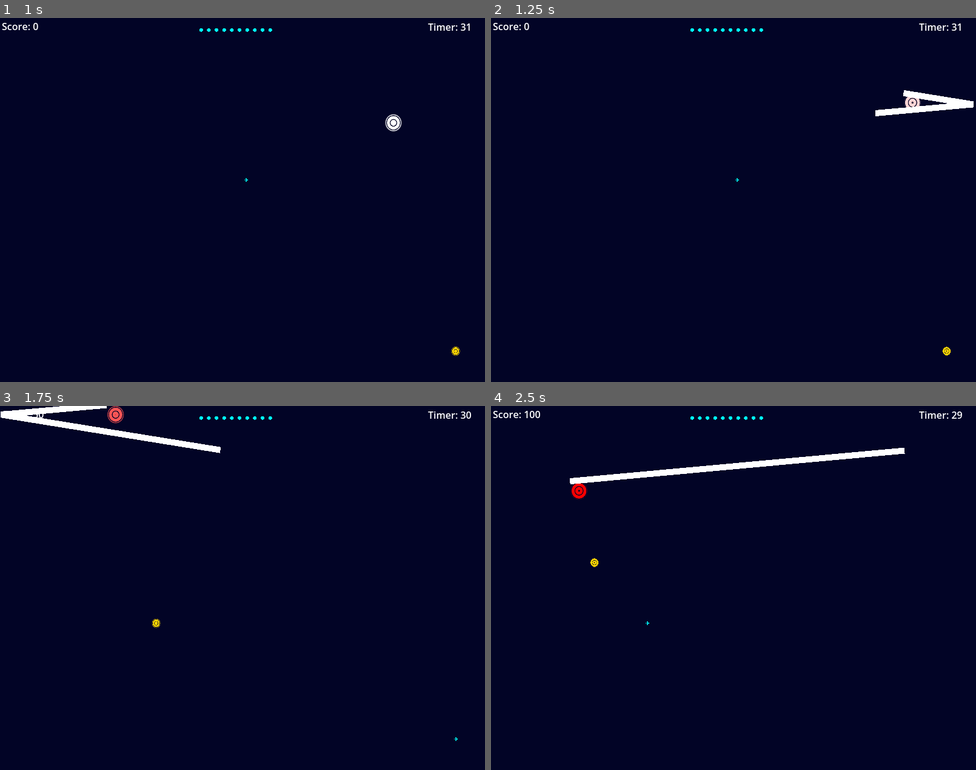
Above: before the commit, frames 1-4 (two rows, left to right).
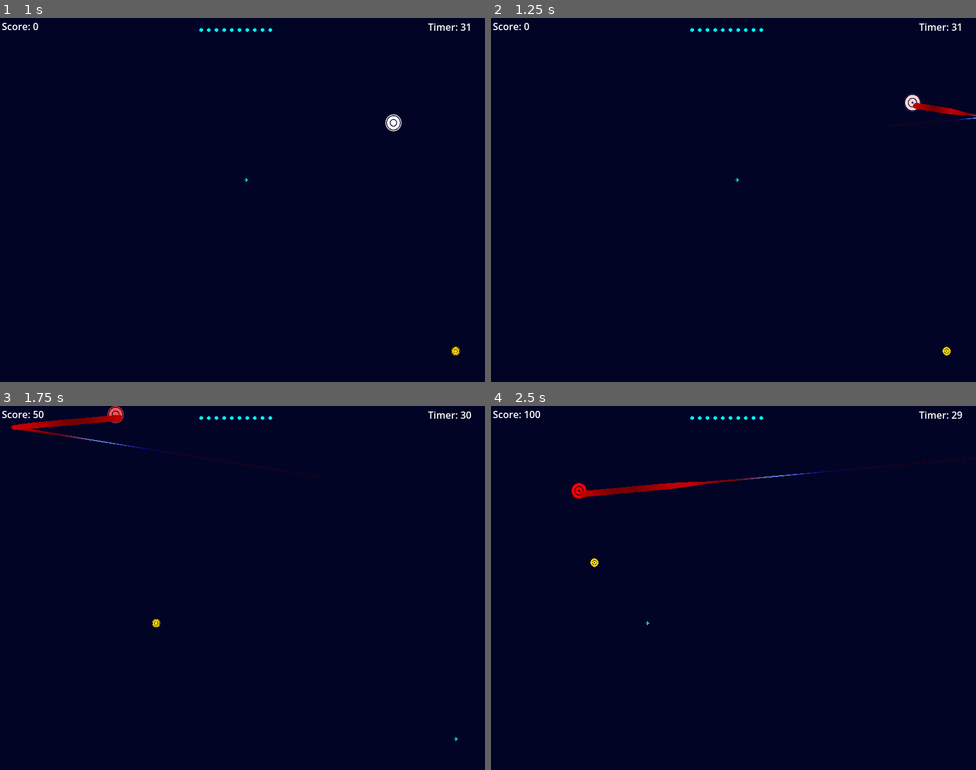
Above: after the commit, the same moments.

Repository: beki-github/speed-click
Game: Godot game, scene res://scenes/game.tscn
The game is run twice, just before and just after one commit, with the same random seed, the same clock (stepped at 60 frames per second) and the same inputs.
Inputs (mouse positions are in pixels of both pictures, inside the frame that each line leads up to):
- Up to frame 1 (1 s): click "start" at 0.5 s
- Up to frame 2 (1.25 s): no input
- Up to frame 3 (1.75 s): move the mouse to (455, 737) at 1.27 s
- Up to frame 4 (2.5 s): move the mouse to (646, 624) at 2.02 s

Frame 1 is identical in both runs. In frame 2, 0.7% of the frame differs, in the area x 79-100%, y 19-30%; in frame 3, 1.4%; in frame 4, 1.7%, in the area x 16-100%, y 11-25%.

Commit message:
improved the ray effects

Diff:
--- a/scenes/ball.tscn
+++ b/scenes/ball.tscn
@@ -17,6 +17,14 @@
 shader_parameter/color_r = 1.0
 shader_parameter/color_g = 1.0
 shader_parameter/color_b = 1.0
+
+[sub_resource type="Curve" id="Curve_eew57"]
+_data = [Vector2(0.21568629, 0.061538577), 0.0, 0.0, 0, 0, Vector2(0.6960784, 0.38461548), 1.4485215, 0.0, 0, 0, Vector2(0.7745098, 0.9846155), 0.9053255, 0.9053255, 0, 0, Vector2(0.9509804, 1), 0.0, 0.0, 0, 0]
+point_count = 4
+
+[sub_resource type="Gradient" id="Gradient_jj7gd"]
+offsets = PackedFloat32Array(0.29605263, 0.4276316, 0.5197368, 0.625, 0.7565789, 0.8881579, 1)
+colors = PackedColorArray(0.23529412, 0, 0, 1, 0.04958926, 0, 0.5480801, 1, 0.363711, 0.5611094, 1, 1, 0.36775607, 0, 0.0069716796, 1, 0.827451, 0, 0.015686275, 1, 0.39962235, 7.099286e-07, 2.1658838e-07, 1, 0.7456959, 0, 0, 1)
 
 [sub_resource type="Animation" id="Animation_eew57"]
 length = 0.001
@@ -274,6 +282,15 @@
 
 [node name="Line2D" type="Line2D" parent="ColorRect" unique_id=43019171]
 top_level = true
+width_curve = SubResource("Curve_eew57")
+default_color = Color(1, 0.23529412, 0.28627452, 1)
+gradient = SubResource("Gradient_jj7gd")
+joint_mode = 2
+begin_cap_mode = 2
+end_cap_mode = 2
+sharp_limit = 0.0
+round_precision = 32
+antialiased = true
 script = ExtResource("3_eew57")
 
 [node name="bounce" type="AudioStreamPlayer2D" parent="." unique_id=714131044]
--- a/scripts/line_2d.gd
+++ b/scripts/line_2d.gd
@@ -1,14 +1,20 @@
 extends Line2D
-
+var heightParent: float
+var widthParent: float
 
 # Called when the node enters the scene tree for the first time.
 func _ready() -> void:
+	heightParent =get_parent().size.y/2
+	widthParent =get_parent().size.x/2
 	pass # Replace with function body.
 
 
 # Called every frame. 'delta' is the elapsed time since the previous frame.
-func _process(delta: float) -> void:
-	add_point(get_parent().global_position)
-	if points.size()>20:
+func _process(_delta: float) -> void:
+	var currentPosition:Vector2=get_parent().global_position
+	currentPosition.x+=heightParent
+	currentPosition.y+=heightParent
+	add_point(currentPosition)
+	if points.size()>25:
 		remove_point(0)
 	pass
